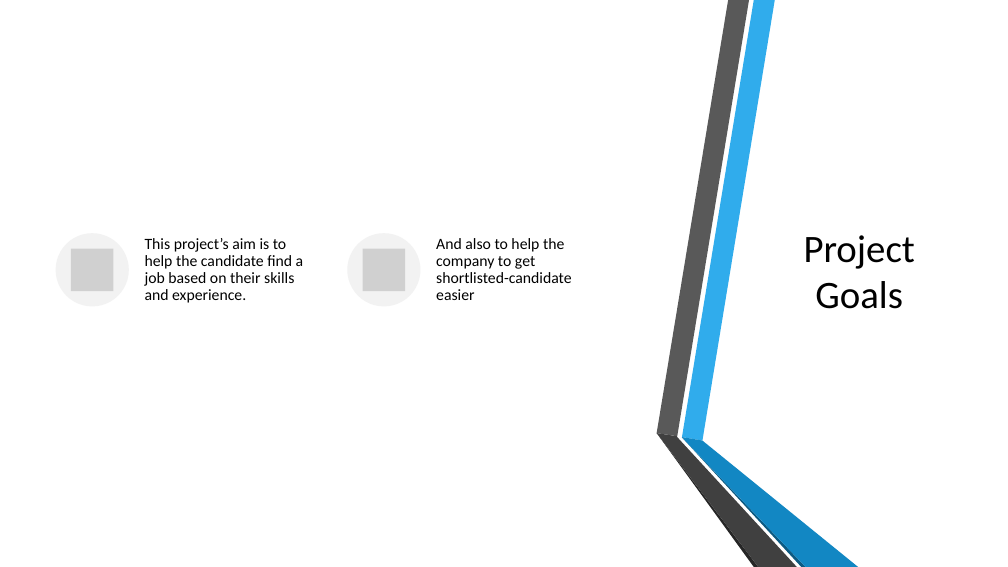
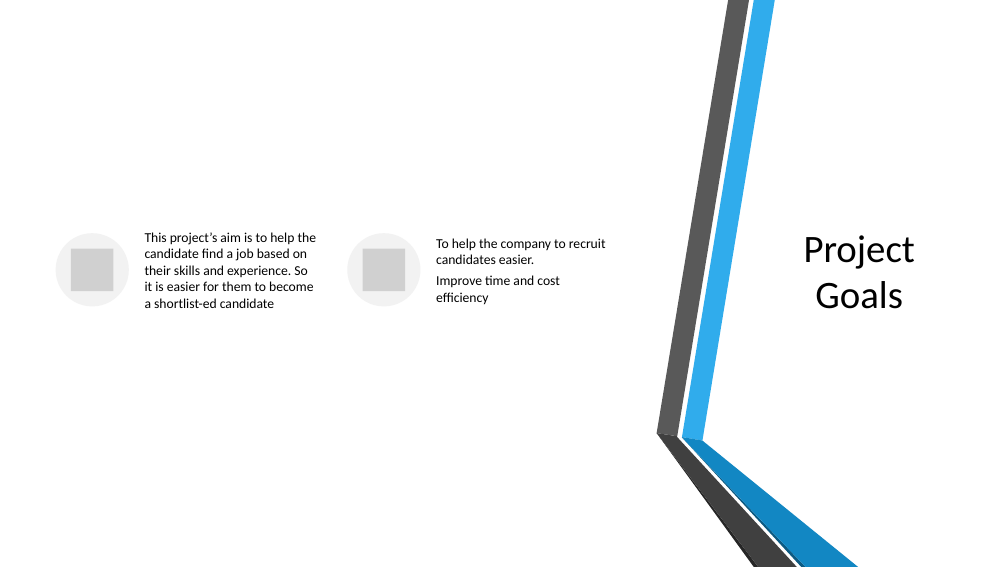
Before and after one commit to faridrah0514/JCDS07-Final_Project, a slide deck: slide 2 of Final Project JCDS07.pptx. Drawn at 1008x567 pixels with LibreOffice and Linux fonts; fonts in the diff are those of the drawing; grey boxes stand for pictures; background and template pictures are left out. Boxes give left, top, right and bottom in pixels: in the first picture for what was removed or moved away, otherwise in the second. Text is boxed around its words. In the diff, an @@ line names an element or a change of style, - is before the commit and + after.

```diff
--- a/Final Project JCDS07.pptx
+++ b/Final Project JCDS07.pptx
@@ text at (x1=145, y1=232, x2=317, y2=308): text changed; size 15 to 13 pt @@
-This project’s aim is to help the candidate find a job based on their skills and experience.
+This project’s aim is to help the candidate find a job based on their skills and experience. So it is easier for them to become a shortlist-ed candidate
@@ text at (x1=436, y1=238, x2=606, y2=305): text changed; size 15 to 13 pt @@
-And also to help the company to get shortlisted-candidate easier
+To help the company to recruit candidates easier.
+Improve time and cost efficiency
```
Also in this commit, not shown: 2 other slides changed, 1 slide added, 1 other file.
